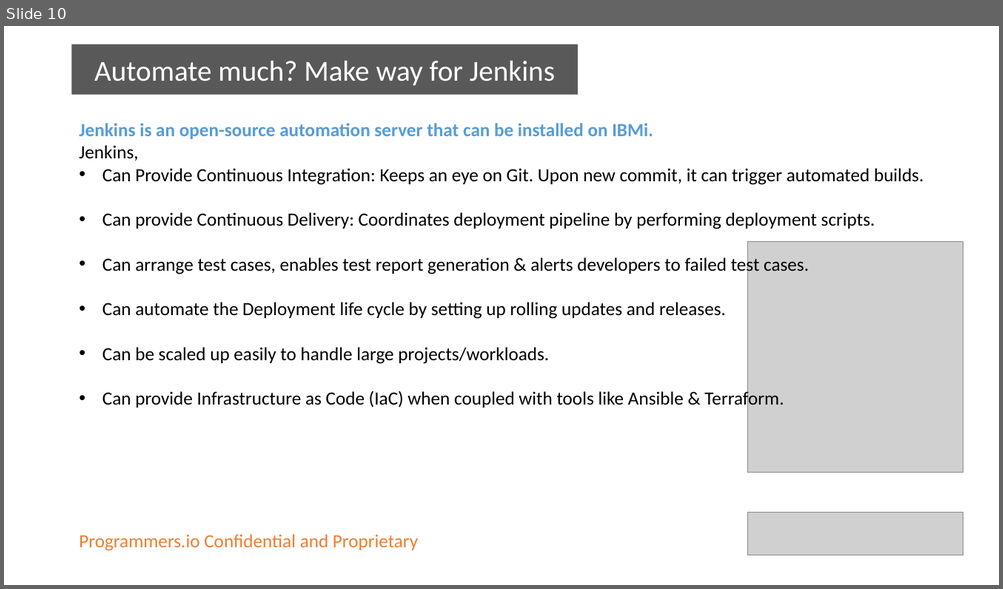
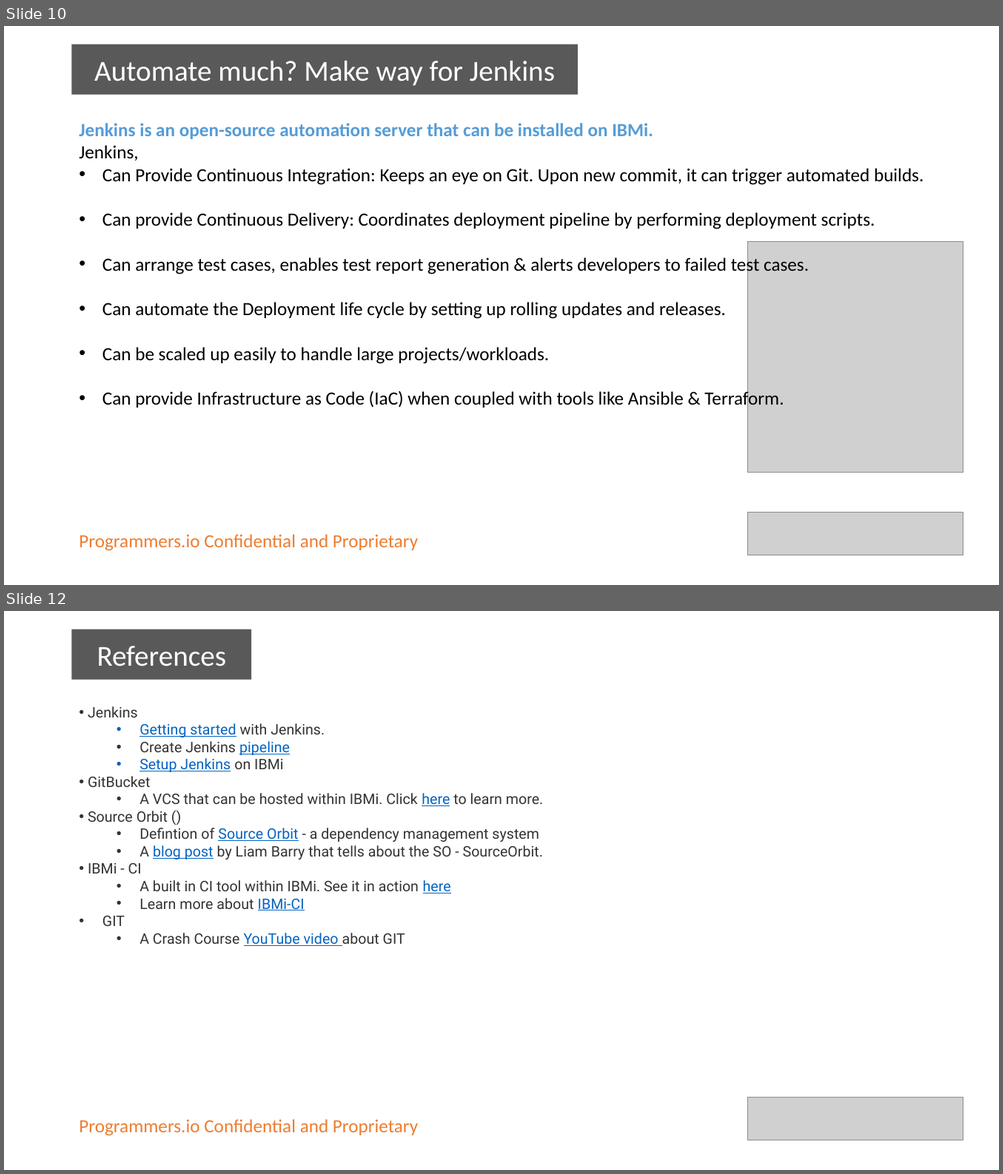
Before and after one commit to ravisankar-PIO/devopsonibmi, a slide deck: DevOps on IBMi.pptx. Shown one above the other, each under a label of ours: slide 10 before the commit, slides 10 and 12 after it; the slides between them are not shown. The pictures are 1003x589 and 1003x1174 pixels, drawn with LibreOffice and Linux fonts; fonts in the diff are those of the drawing; grey boxes stand for pictures. Boxes give left, top, right and bottom in pixels: in the first picture for what was removed or moved away, otherwise in the second. Text is boxed around its words. In the diff, an @@ line names an element or a change of style, - is before the commit and + after.

```diff
--- a/DevOps on IBMi.pptx
+++ b/DevOps on IBMi.pptx
@@ slide 12 added at bbox=[4, 611, 999, 1170], background #FFFFFF @@
@@ rectangle added at bbox=[72, 629, 252, 679], fill #595959, 28 pt, text #FFFFFF @@
+References
@@ text added at bbox=[88, 706, 543, 946], 14 pt, text #333333 @@
+• Jenkins
+  • Getting started with Jenkins.
+  • Create Jenkins pipeline
+  • Setup Jenkins on IBMi
+• GitBucket
+  • A VCS that can be hosted within IBMi. Click here to learn more.
+• Source Orbit ()
+  • Defintion of Source Orbit - a dependency management system
+  • A blog post by Liam Barry that tells about the SO - SourceOrbit.
+• IBMi - CI
+  • A built in CI tool within IBMi. See it in action here
+  • Learn more about IBMi-CI
+• GIT
+  • A Crash Course YouTube video about GIT
@@ picture added at bbox=[748, 1097, 963, 1141] @@
@@ rectangle added at bbox=[72, 1111, 460, 1141], outline #FFFFFF 0.75 pt, 18 pt, text #ED7D31 @@
+Programmers.io Confidential and Proprietary
```
Also in this commit, not shown: 2 slides changed, 1 other slide added, 1 slide removed, 1 other file.
